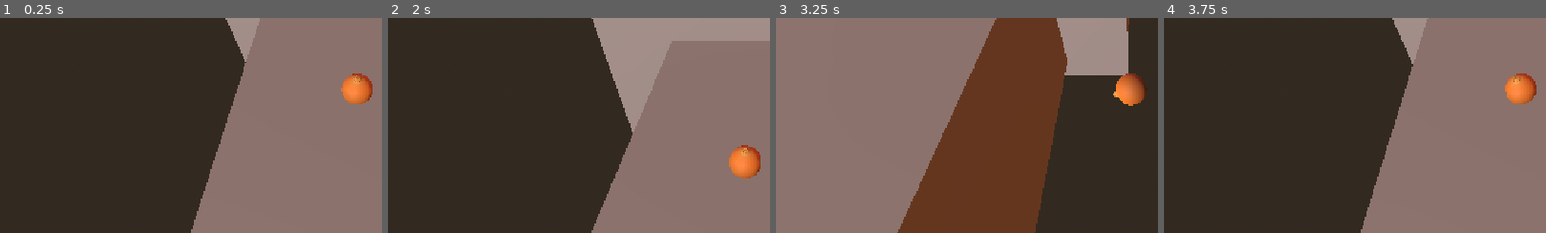
Above: before the commit, frames 1-4 (left to right).
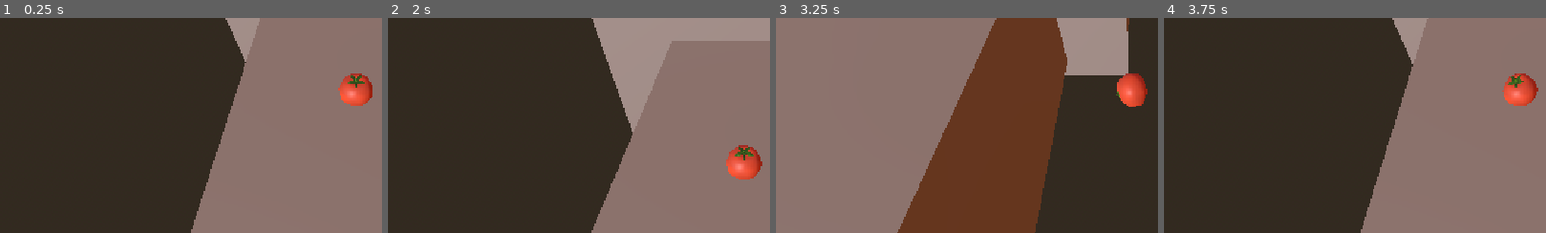
Above: after the commit, the same moments.

Repository: DestroyerMob/rolypoly
Game: Godot game, scene res://scenes/hole_one.tscn
The game is run twice, just before and just after one commit, with the same random seed, the same clock (stepped at 60 frames per second) and the same inputs. This scene is started directly instead of the project's main scene.
Inputs:
- Up to frame 1 (0.25 s): no input
- Up to frame 2 (2 s): tap Enter at 0.5 s; hold D (right) 0.53-1.28 s; tap Space (jump) at 0.77, 1.52 s; hold S (backward) from 1.28 s (still down)
- Up to frame 3 (3.25 s): release S (backward) at 2.03 s; hold D (right) 2.03-2.78 s; hold W (forward) from 2.78 s (still down); tap Space (jump) at 3.02 s
- Up to frame 4 (3.75 s): release W (forward) at 3.53 s; hold A (left) from 3.53 s (still down)
The pictures show only the part of the screen within x 3-53%, y 33-83%; the shares and areas given below are measured in that part.

The runs differ from the first frame. In frame 1, 1.0% of the frame differs, in the area x 88-98%, y 25-41%; in frame 2, 1.1%, in the area x 88-98%, y 59-76%; in frame 3, 1.0%; in frame 4, 1.0%.

Commit message:
Added tomato vegetable as ball type

Diff:
--- /dev/null
+++ b/packed_scenes/player_tomato.tscn
@@ -0,0 +1,12 @@
+[gd_scene format=3 uid="uid://ludy2gtx25yy"]
+
+[ext_resource type="PackedScene" uid="uid://djiilbxcqnx2h" path="res://packed_scenes/player.tscn" id="1_l7lwj"]
+[ext_resource type="PackedScene" uid="uid://c1wj4ry2r1mat" path="res://models/vegetables/tomato/Tomato.glb" id="2_jed1l"]
+
+[node name="Player" unique_id=1887833892 instance=ExtResource("1_l7lwj")]
+
+[node name="MeshInstance3D" parent="CollisionShape3D" parent_id_path=PackedInt32Array(181200873) index="0" unique_id=1398664333]
+visible = false
+
+[node name="Tomato" parent="CollisionShape3D" parent_id_path=PackedInt32Array(181200873) index="1" unique_id=334535423 instance=ExtResource("2_jed1l")]
+transform = Transform3D(0.85, 0, 0, 0, 0.85, 0, 0, 0, 0.85, 0, 0, 0)
--- a/scenes/hole_one.tscn
+++ b/scenes/hole_one.tscn
@@ -2,7 +2,7 @@
 
 [ext_resource type="PackedScene" uid="uid://13eepn7as43i" path="res://scenes/death_zone.tscn" id="1_ljh47"]
 [ext_resource type="Script" uid="uid://djp4yg53u5qk6" path="res://scripts/camera.gd" id="2_eanlv"]
-[ext_resource type="PackedScene" uid="uid://ctmge4npvbnl6" path="res://packed_scenes/player_onion.tscn" id="4_8ywi8"]
+[ext_resource type="PackedScene" uid="uid://ludy2gtx25yy" path="res://packed_scenes/player_tomato.tscn" id="3_eanlv"]
 [ext_resource type="PackedScene" uid="uid://bb3evr04ihd2t" path="res://scenes/flag_hole.tscn" id="4_flghl"]
 
 [sub_resource type="BoxShape3D" id="BoxShape3D_vtqdj"]
@@ -31,7 +31,7 @@
 transform = Transform3D(1, 0, 0, 0, 0.7867442, 0.6172792, 0, -0.6172792, 0.7867442, 0, 7, 5.343068)
 script = ExtResource("2_eanlv")
 
-[node name="Player" parent="." unique_id=1850823876 instance=ExtResource("4_8ywi8")]
+[node name="Player" parent="." unique_id=1887833892 instance=ExtResource("3_eanlv")]
 
 [node name="Platform" type="StaticBody3D" parent="." unique_id=1334623333]
 
Binary file added: models/vegetables/tomato/Tomato.glb
Not shown, added: models/vegetables/tomato/Tomato.glb.import
Binary file added: models/vegetables/tomato/Tomato_TomatoStem_BaseColour.png
Not shown, added: models/vegetables/tomato/Tomato_TomatoStem_BaseColour.png.import
Binary file added: models/vegetables/tomato/Tomato_Tomato_BaseColour.png
Not shown, added: models/vegetables/tomato/Tomato_Tomato_BaseColour.png.import
